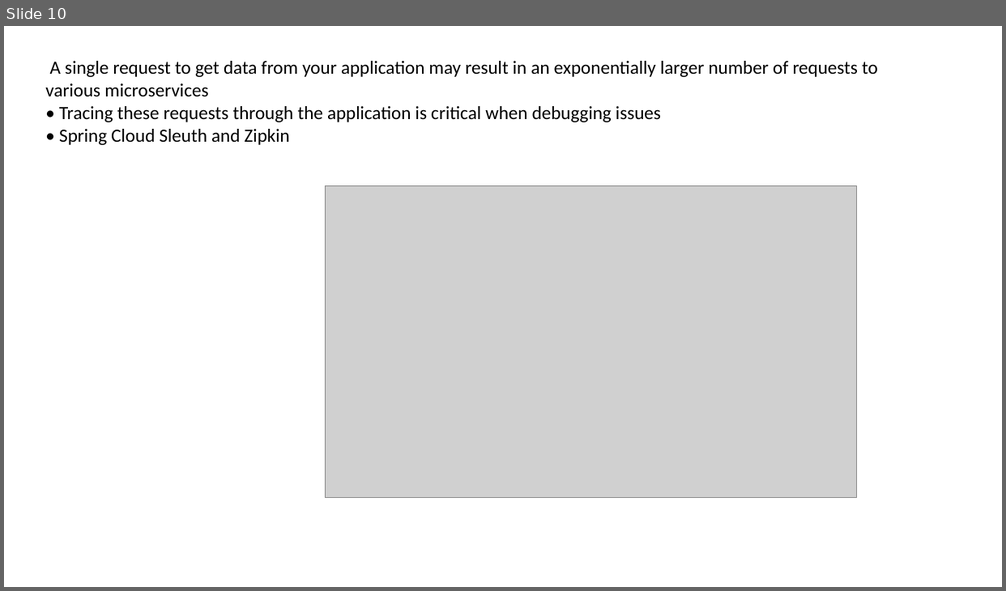
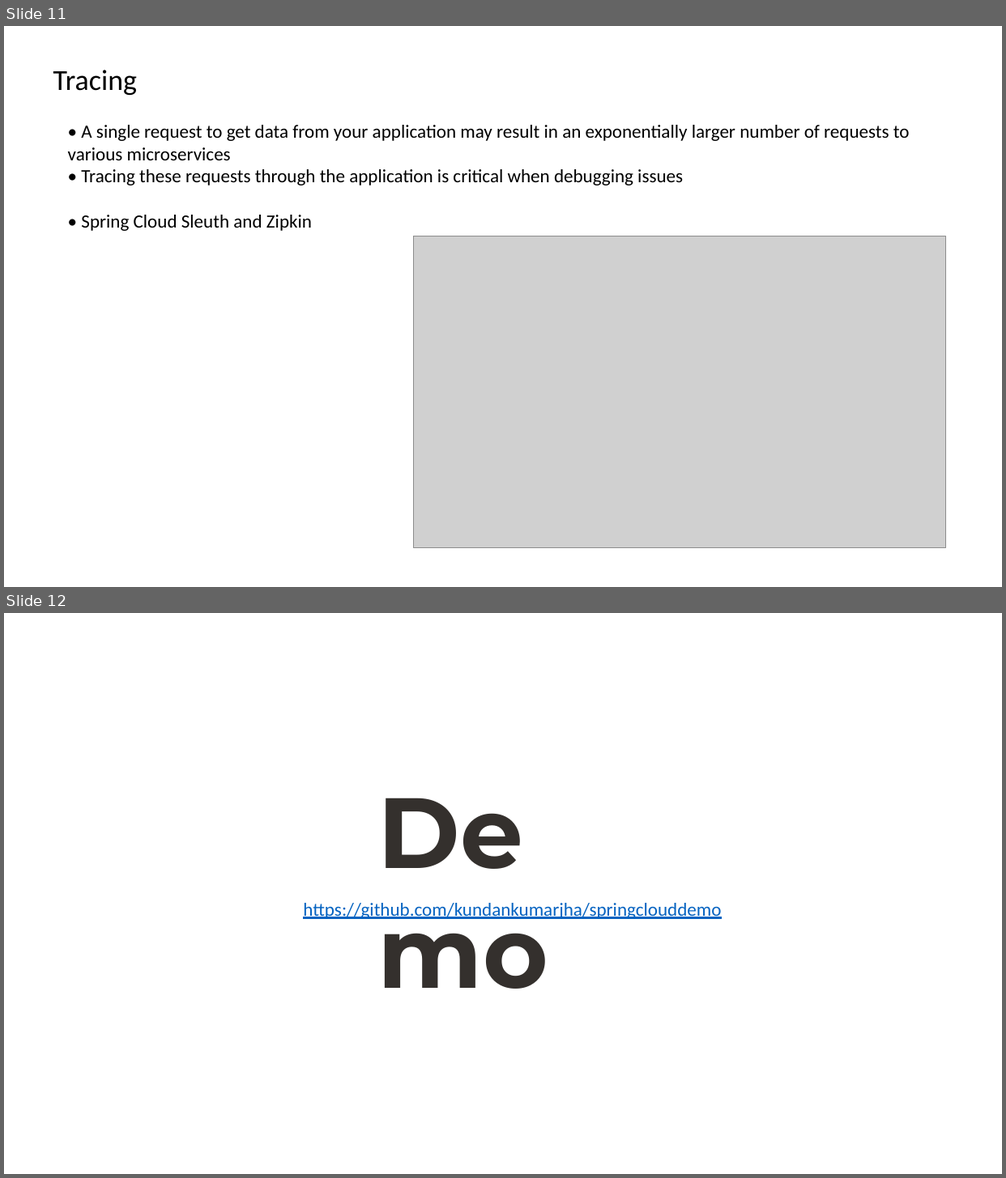
Before and after one commit to kundankumarjha/springclouddemo, a slide deck: SpringCloud.pptx. Shown one above the other, each under a label of ours: slide 10 before the commit, slides 11 and 12 after it. The pictures are 1006x591 and 1006x1178 pixels, drawn with LibreOffice and Linux fonts; fonts in the diff are those of the drawing; grey boxes stand for pictures. Boxes give left, top, right and bottom in pixels: in the first picture for what was removed or moved away, otherwise in the second. Text is boxed around its words. In the diff, an @@ line names an element or a change of style, - is before the commit and + after.

```diff
--- a/SpringCloud.pptx
+++ b/SpringCloud.pptx
@@ slide 12 added at [4,613,1002,1174], background #FFFFFF @@
@@ text added at [371,765,635,894], 96 pt, text #34302D, bold @@
+Demo
@@ text added at [303,903,721,919], 18 pt, text #0563C1, underline @@
+https://github.com/kundankumarjha/springclouddemo
@@ what was slide 10 is now slide 11 @@
@@ slide 11 changed as well @@
@@ text added at [53,70,137,95], 28 pt, text #000000 @@
+Tracing
@@ text "• A single request to ...": place and size @@
-text "• A single request to ..." at [45,61,878,145]
+text "• A single request to ..." at [68,125,910,231]
@@ text at [68,125,910,160]: text changed @@
-A single request to get data from your application may result in an exponentially larger number of requests to various microservices
+• A single request to get data from your application may result in an exponentially larger number of requests to various microservices
@@ picture: place and size @@
-picture at [325,186,857,497]
+picture at [414,237,946,548]
```
Also in this commit, not shown: 8 other slides changed, 2 other slides added, 1 slide removed.
